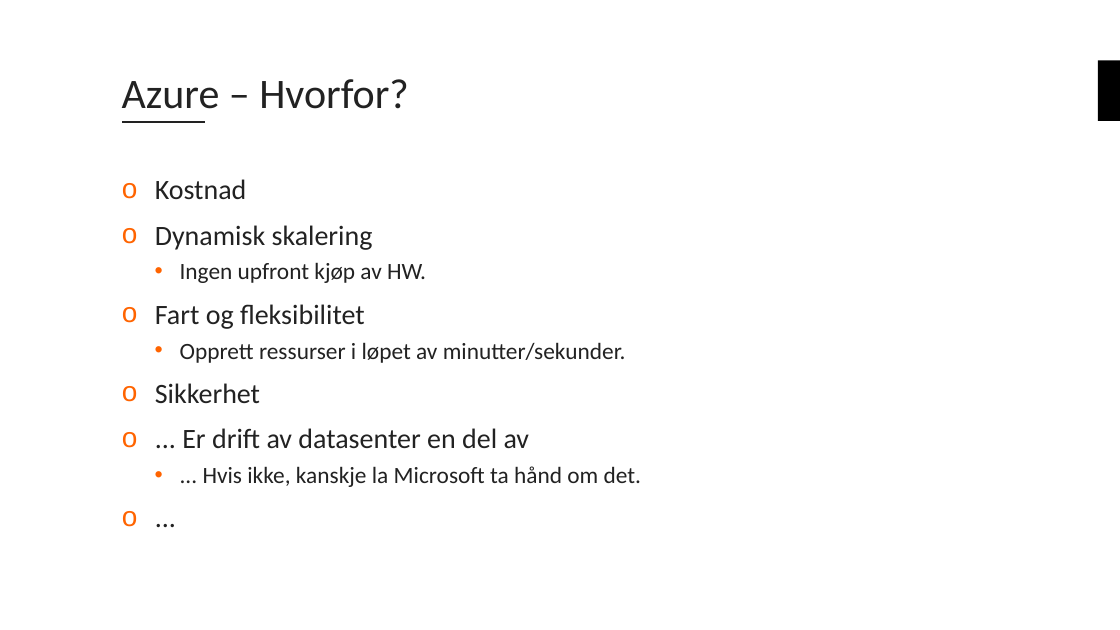
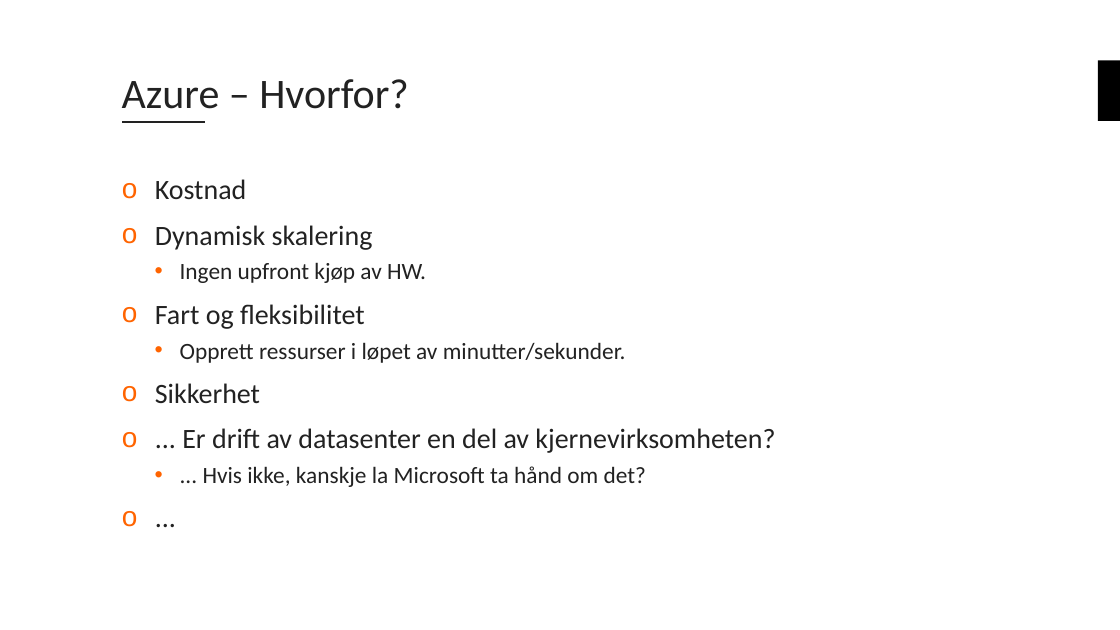
Before and after one commit to bouvet/azure-workshops, a slide deck: slide 6 of Workshop_1/Presentasjon/Azureskolen-Workshop#1.pptx. Drawn at 1120x630 pixels with LibreOffice and Linux fonts; fonts in the diff are those of the drawing; background and template pictures are left out. Boxes give left, top, right and bottom in pixels: in the first picture for what was removed or moved away, otherwise in the second. Text is boxed around its words. In the diff, an @@ line names an element or a change of style, - is before the commit and + after.

```diff
--- a/Workshop_1/Presentasjon/Azureskolen-Workshop#1.pptx
+++ b/Workshop_1/Presentasjon/Azureskolen-Workshop#1.pptx
@@ text at <box>182,428,775,487</box>: text changed; size 20 to 24 pt @@
-o ... Er drift av datasenter en del av
-  • ... Hvis ikke, kanskje la Microsoft ta hånd om det.
+o ... Er drift av datasenter en del av kjernevirksomheten?
+  • ... Hvis ikke, kanskje la Microsoft ta hånd om det?
```
Also in this commit, not shown: 1 other slide changed.
